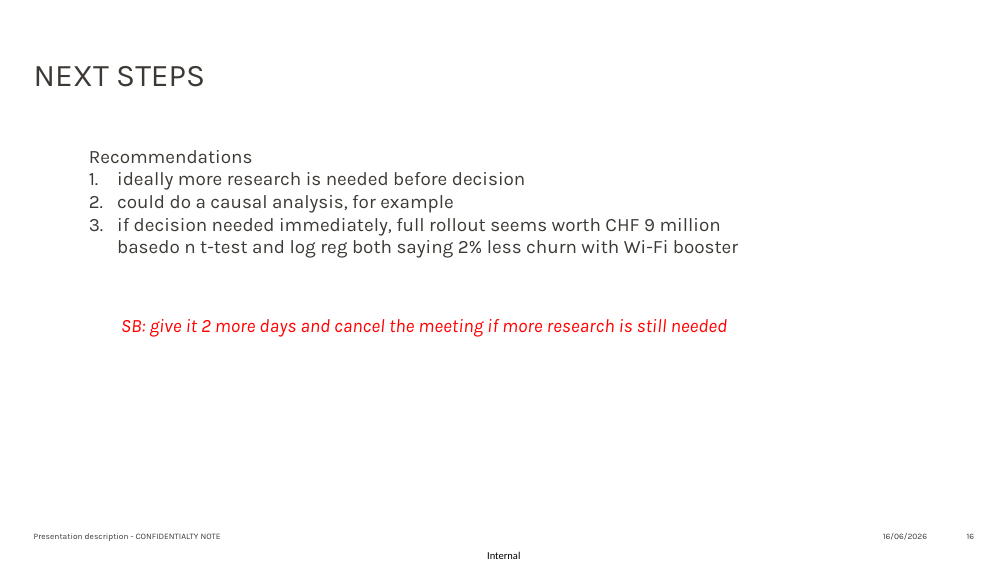
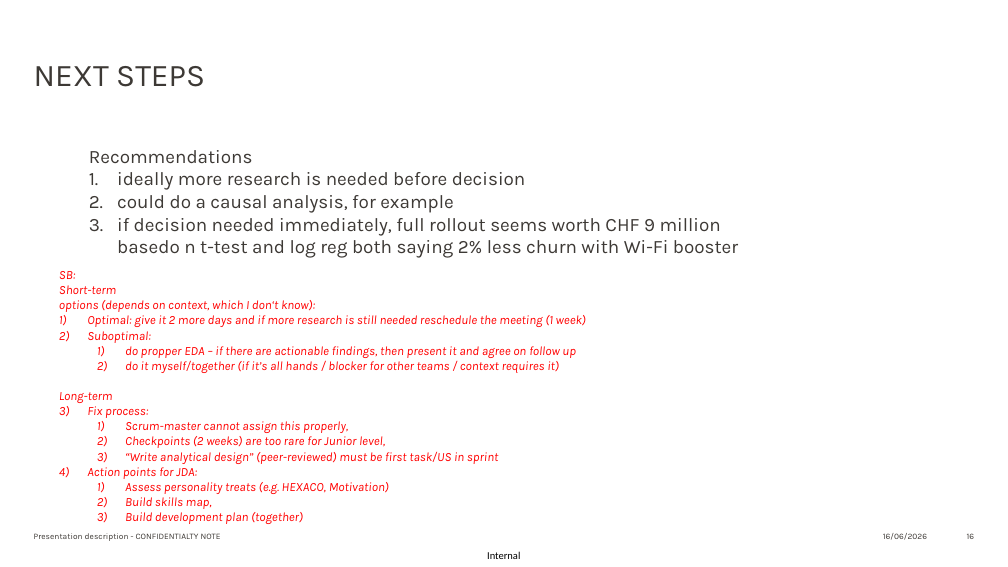
Before and after one commit to babenyshevs/sunrise, a slide deck: slide 16 of case_study/WiFi Booster Impact.pptx. Drawn at 1008x567 pixels with LibreOffice and Linux fonts; fonts in the diff are those of the drawing; background and template pictures are left out. Boxes give left, top, right and bottom in pixels: in the first picture for what was removed or moved away, otherwise in the second. Text is boxed around its words. In the diff, an @@ line names an element or a change of style, - is before the commit and + after.

```diff
--- a/case_study/WiFi Booster Impact.pptx
+++ b/case_study/WiFi Booster Impact.pptx
@@ text at (x1=59, y1=271, x2=586, y2=524): text changed; size 18 to 12 pt @@
-SB: give it 2 more days and cancel the meeting if more research is still needed
+SB:
+Short-term
+options (depends on context, which I don‘t know):
+1) Optimal: give it 2 more days and if more research is still needed reschedule the meeting (1 week)
+2) Suboptimal:
+  1) do propper EDA – if there are actionable findings, then present it and agree on follow up
+  2) do it myself/together (if it’s all hands / blocker for other teams / context requires it)
+Long-term
+1) Fix process:
+  1) Scrum-master cannot assign this properly,
+  2) Checkpoints (2 weeks) are too rare for Junior level,
+  3) “Write analytical design” (peer-reviewed) must be first task/US in sprint
+2) Action points for JDA:
+  1) Assess personality treats (e.g. HEXACO, Motivation)
+  2) Build skills map,
+  3) Build development plan (together)
```
Also in this commit, not shown: 4 other slides changed, 6 other files.
